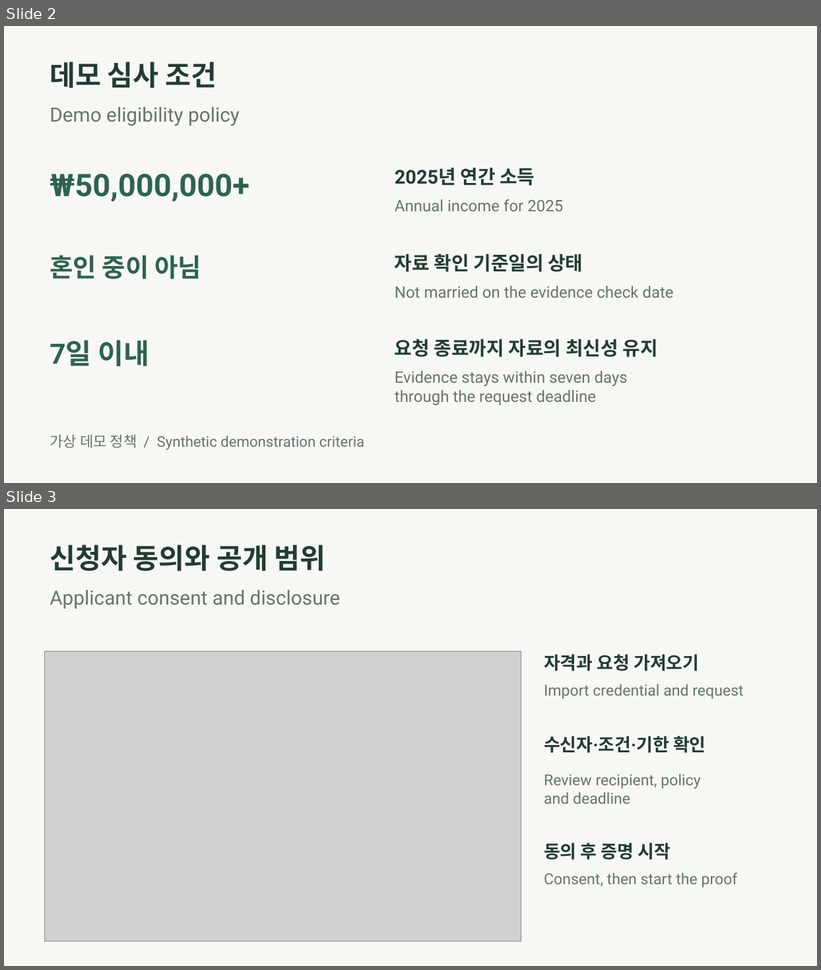
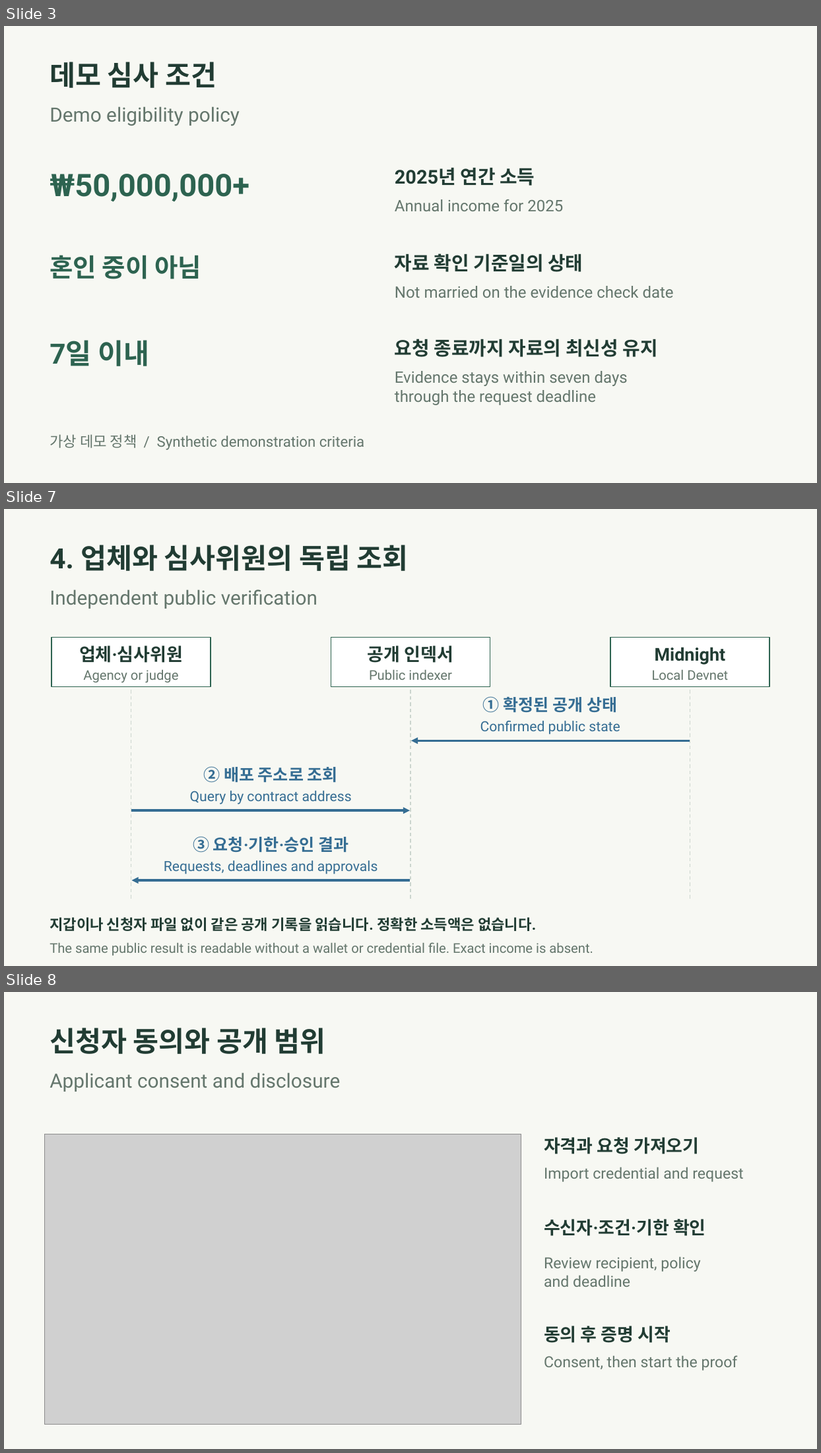
Before and after one commit to team-hyunjae/MatchProof, a slide deck: submission/MatchProof-pitch.ko-en.pptx. Shown one above the other, each under a label of ours: slides 2 and 3 before the commit, slides 3, 7 and 8 after it; the slides between them are not shown. The pictures are 821x970 and 821x1453 pixels, drawn with LibreOffice and Linux fonts; fonts in the diff are those of the drawing; grey boxes stand for pictures. Boxes give left, top, right and bottom in pixels: in the first picture for what was removed or moved away, otherwise in the second. Text is boxed around its words. In the diff, an @@ line names an element or a change of style, - is before the commit and + after.

```diff
--- a/submission/MatchProof-pitch.ko-en.pptx
+++ b/submission/MatchProof-pitch.ko-en.pptx
@@ slide 7 added at (4, 509, 817, 966), background #F7F8F3 @@
@@ text added at (50, 545, 409, 571), 33 pt, text #213C33, bold @@
+4. 업체와 심사위원의 독립 조회
@@ text added at (50, 590, 318, 609), 23.2 pt, text #64766C @@
+Independent public verification
@@ rectangle added at (52, 637, 210, 687), fill #FFFFFF, outline #2D6350 1.13 pt @@
@@ text added at (79, 646, 183, 663), 21 pt, text #213C33, bold @@
+업체·심사위원
@@ rectangle added at (331, 637, 490, 687), fill #FFFFFF, outline #2D6350 1.13 pt @@
@@ text added at (368, 646, 453, 663), 21 pt, text #213C33, bold @@
+공개 인덱서
@@ rectangle added at (611, 637, 770, 687), fill #FFFFFF, outline #2D6350 1.13 pt @@
@@ text added at (655, 647, 726, 665), 21 pt, text #213C33, bold @@
+Midnight
@@ text added at (83, 670, 178, 683), 15.8 pt, text #64766C @@
+Agency or judge
@@ text added at (369, 670, 451, 680), 15.8 pt, text #64766C @@
+Public indexer
@@ text added at (652, 670, 728, 680), 15.8 pt, text #64766C @@
+Local Devnet
@@ line added from (131, 690) to (131, 900), #CBD5CE 1.05 pt dashed @@
@@ line added from (411, 690) to (411, 900), #CBD5CE 1.05 pt dashed @@
@@ text added at (483, 696, 617, 713), 19.5 pt, text #356D93, bold @@
+① 확정된 공개 상태
@@ line added from (690, 690) to (690, 900), #CBD5CE 1.05 pt dashed @@
@@ text added at (481, 721, 620, 735), 16.5 pt, text #356D93 @@
+Confirmed public state
@@ arrow added from (690, 741) to (411, 741), #356D93 2.63 pt @@
@@ text added at (203, 766, 338, 783), 19.5 pt, text #356D93, bold @@
+② 배포 주소로 조회
@@ text added at (190, 791, 352, 805), 16.5 pt, text #356D93 @@
+Query by contract address
@@ arrow added from (131, 811) to (411, 811), #356D93 2.63 pt @@
@@ text added at (193, 836, 349, 853), 19.5 pt, text #356D93, bold @@
+③ 요청·기한·승인 결과
@@ text added at (164, 861, 378, 875), 16.5 pt, text #356D93 @@
+Requests, deadlines and approvals
@@ arrow added from (411, 881) to (131, 881), #356D93 2.63 pt @@
@@ text added at (50, 918, 536, 931), 17.2 pt, text #213C33, bold @@
+지갑이나 신청자 파일 없이 같은 공개 기록을 읽습니다. 정확한 소득액은 없습니다.
@@ text added at (50, 943, 593, 956), 15.8 pt, text #64766C @@
+The same public result is readable without a wallet or credential file. Exact income is absent.
@@ what was slide 2 is now slide 3 @@
@@ what was slide 3 is now slide 8 @@
```
Also in this commit, not shown: 4 other slides added, 10 other files.
